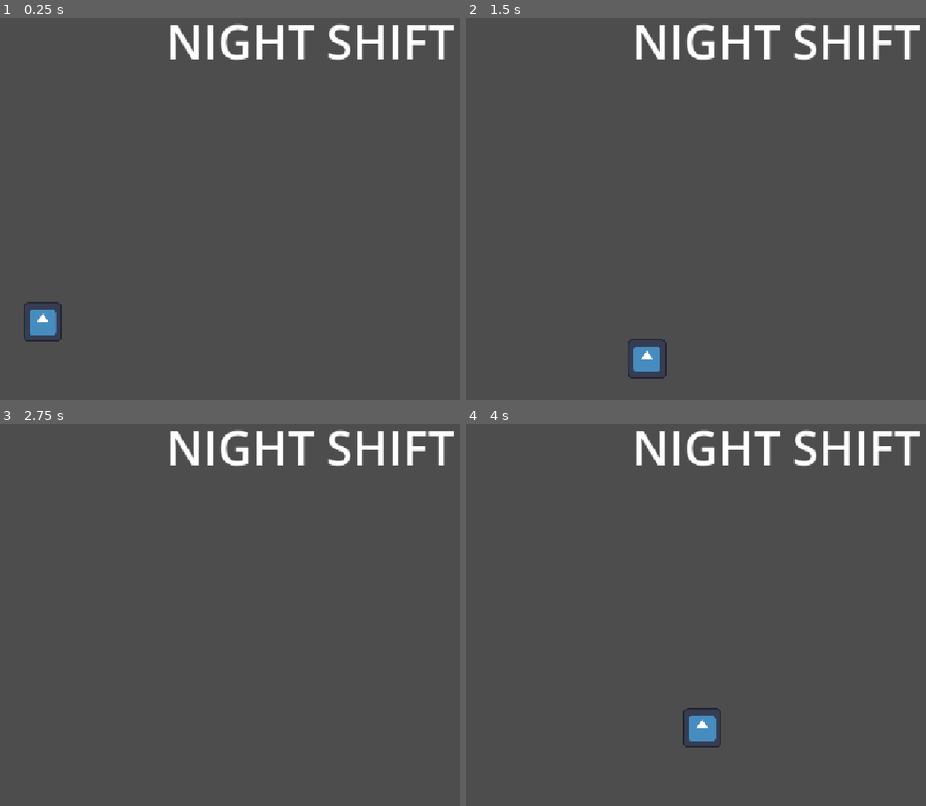
Above: before the commit, frames 1-4 (two rows, left to right).
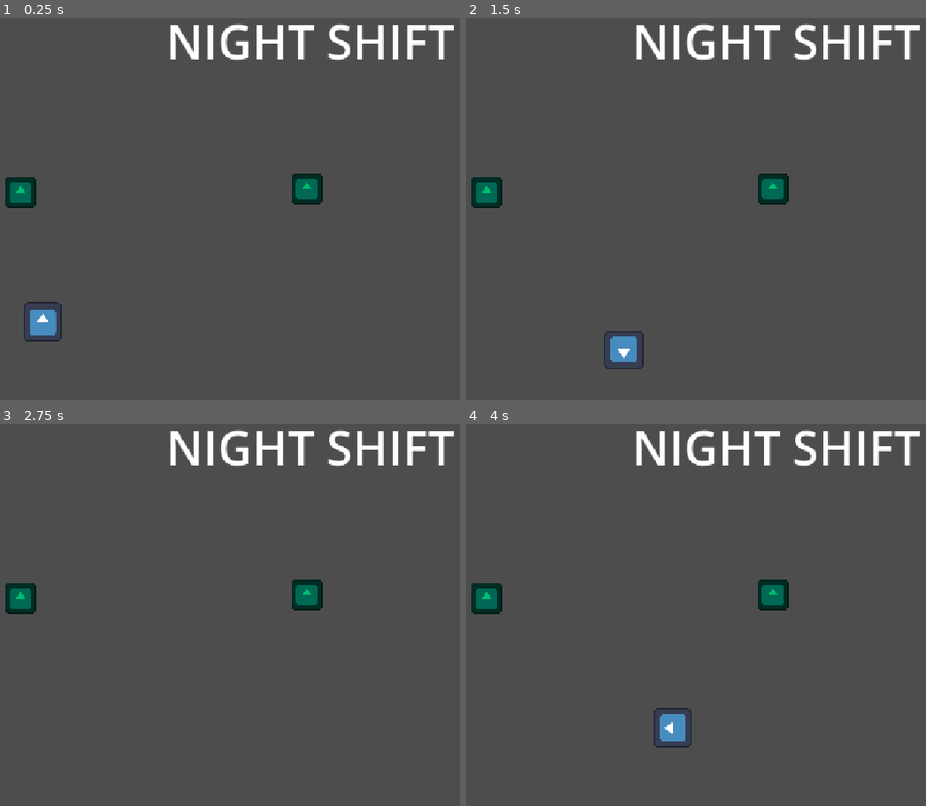
Above: after the commit, the same moments.

Repository: EpicBanana99/GameOff-2026
Game: Godot game, scene res://test.tscn
The game is run twice, just before and just after one commit, with the same random seed, the same clock (stepped at 60 frames per second) and the same inputs. The engine's default icon, where the game draws it, is replaced by a stand-in: a white triangle on a blue panel in a dark square.
Inputs:
- Up to frame 1 (0.25 s): no input
- Up to frame 2 (1.5 s): tap Enter at 0.5 s; hold D (right) 0.53-1.28 s; tap Space (grab, bound only after the commit) at 0.6, 1.35 s; hold S (down) from 1.28 s (still down)
- Up to frame 3 (2.75 s): release S (down) at 2.03 s; hold D (right) from 2.03 s (still down); tap Space (grab, bound only after the commit) at 2.1 s
- Up to frame 4 (4 s): tap Space (grab, bound only after the commit) at 2.75, 2.85, 3.6 s; release D (right) at 2.78 s; hold W (up) 2.78-3.53 s; hold A (left) from 3.53 s (still down)

The runs differ from the first frame. In frame 1, 1.1% of the frame differs, in the area x 1-71%, y 40-50%; in frame 2, 1.9%; in frame 3, 1.1%; in frame 4, 2.1%, in the area x 1-71%, y 40-85%.

Commit message:
added grabbing and letting go to the factory prototype

Diff:
--- /dev/null
+++ b/prototypes/game-off-factory-proto/global.gd
@@ -0,0 +1,7 @@
+extends Node
+
+func enable_bit(bits: int, index: int) -> int:
+	return bits | (1 << index)
+
+func disable_bit(bits: int, index: int) -> int:
+	return bits & ~(1 << index)
--- /dev/null
+++ b/prototypes/game-off-factory-proto/grabbable_object.gd
@@ -0,0 +1,11 @@
+extends StaticBody2D
+class_name Grabbable
+
+# Called when the node enters the scene tree for the first time.
+func _ready() -> void:
+	pass # Replace with function body.
+
+
+# Called every frame. 'delta' is the elapsed time since the previous frame.
+func _process(delta: float) -> void:
+	pass
--- a/prototypes/game-off-factory-proto/player.gd
+++ b/prototypes/game-off-factory-proto/player.gd
@@ -1,13 +1,70 @@
 extends CharacterBody2D
 
-const SPEED = 300.0
-const JUMP_VELOCITY = -400.0
+@export var speed : int
+
+var input_history : Array[String]
+var latest_input : String
+var dir : Vector2
+
+const movements = {
+	"right" : Vector2.RIGHT,
+	"left" : Vector2.LEFT,
+	"up" : Vector2.UP,
+	"down" : Vector2.DOWN
+}
+
+var possible_grab : Grabbable
+var grabbed_object : Grabbable
+
+const rotations = {
+	"right" : 90,
+	"left" : -90,
+	"up" : 0,
+	"down" : 180
+}
+
+func _process(delta: float) -> void:
+	dir = Vector2.ZERO
+	get_inputs()
+
+	if Input.is_action_just_pressed("grab"):
+		if possible_grab:
+			grab(possible_grab)
+		else:
+			let_go()
 
 func _physics_process(delta: float) -> void:
-	var direction = Input.get_vector("left","right","up","down").normalized()
-	velocity = direction * SPEED
+	velocity = dir * delta * speed * 100
 	move_and_slide()
-	grab()
 
-func grab():
-	print("cwel")
+func get_inputs():
+	for input in movements.keys():
+		if Input.is_action_just_pressed(input):
+			input_history.erase(input)
+			input_history.append(input)
+		if Input.is_action_just_released(input):
+			input_history.erase(input)
+	if input_history.size():
+		dir = movements[input_history[input_history.size()-1]]
+		rotation_degrees = rotations[input_history[input_history.size()-1]]
+		latest_input = input_history[input_history.size()-1]
+
+func grab(object : StaticBody2D):
+	object.reparent($GrabArea)
+	object.position = Vector2.ZERO
+	object.set_collision_layer_value(1, false)
+	grabbed_object = object
+
+func let_go():
+	if grabbed_object:
+		grabbed_object.set_collision_layer_value(1, true)
+		grabbed_object.reparent(self.get_parent())
+		grabbed_object = null
+
+func _on_grab_area_body_entered(body: Node2D) -> void:
+	if body is Grabbable and not grabbed_object:
+		possible_grab = body
+
+
+func _on_grab_area_body_exited(body: Node2D) -> void:
+	possible_grab = null
--- a/prototypes/game-off-factory-proto/project.godot
+++ b/prototypes/game-off-factory-proto/project.godot
@@ -15,10 +15,18 @@
 config/features=PackedStringArray("4.7", "Forward Plus")
 config/icon="res://icon.svg"
 
+[autoload]
+
+Global="*uid://b6762m0wmltxk"
+
 [display]
 
 window/stretch/mode="canvas_items"
 window/stretch/aspect="expand"
+
+[dotnet]
+
+project/assembly_name="game_off_factory_proto"
 
 [input]
 
@@ -42,6 +50,11 @@
 "events": [Object(InputEventKey,"resource_local_to_scene":false,"resource_name":"","device":-1,"window_id":0,"alt_press …(192 unchanged characters)…
 ]
 }
+grab={
+"deadzone": 0.2,
+"events": [Object(InputEventKey,"resource_local_to_scene":false,"resource_name":"","device":-1,"window_id":0,"alt_pressed":false,"shift_pressed":false,"ctrl_pressed":false,"meta_pressed":false,"pressed":false,"keycode":0,"physical_keycode":32,"key_label":0,"unicode":32,"location":0,"echo":false,"script":null)
+]
+}
 
 [physics]
 
--- a/prototypes/game-off-factory-proto/test.tscn
+++ b/prototypes/game-off-factory-proto/test.tscn
@@ -3,12 +3,16 @@
 [ext_resource type="Script" uid="uid://8we1bxbwlsks" path="res://factory_manager.gd" id="1_37kl0"]
 [ext_resource type="Script" uid="uid://bahwrsxqbk5ni" path="res://player.gd" id="2_6uqi0"]
 [ext_resource type="Texture2D" uid="uid://cp6sqb6owuk44" path="res://icon.svg" id="2_8uh7m"]
+[ext_resource type="Script" uid="uid://dgc1j6quw67ke" path="res://grabbable_object.gd" id="4_ppyta"]
 
 [sub_resource type="RectangleShape2D" id="RectangleShape2D_cmp2d"]
 size = Vector2(130.03162, 130.03174)
 
 [sub_resource type="RectangleShape2D" id="RectangleShape2D_r8o4v"]
 size = Vector2(130.03162, 101.58716)
+
+[sub_resource type="RectangleShape2D" id="RectangleShape2D_kd8a1"]
+size = Vector2(50, 50)
 
 [node name="Node2D" type="Node2D" unique_id=634823787 node_paths=PackedStringArray("shift_label")]
 script = ExtResource("1_37kl0")
@@ -27,7 +31,9 @@
 [node name="Player" type="CharacterBody2D" parent="." unique_id=751835929]
 position = Vector2(454.00003, 521)
 scale = Vector2(0.4921875, 0.4921875)
+collision_layer = 3
 script = ExtResource("2_6uqi0")
+speed = 150
 
 [node name="Icon" type="Sprite2D" parent="Player" unique_id=1297831806]
 texture = ExtResource("2_8uh7m")
@@ -37,6 +43,40 @@
 
 [node name="GrabArea" type="Area2D" parent="Player" unique_id=1943852325]
 position = Vector2(0, -115.80957)
+collision_layer = 3
 
 [node name="CollisionShape2D" type="CollisionShape2D" parent="Player/GrabArea" unique_id=125579401]
 shape = SubResource("RectangleShape2D_r8o4v")
+
+[node name="StaticBody2D" type="StaticBody2D" parent="." unique_id=386908095]
+position = Vector2(418, 310)
+collision_layer = 3
+collision_mask = 2
+script = ExtResource("4_ppyta")
+metadata/_edit_group_ = true
+
+[node name="CollisionShape2D" type="CollisionShape2D" parent="StaticBody2D" unique_id=138523385]
+shape = SubResource("RectangleShape2D_kd8a1")
+
+[node name="Sprite2D" type="Sprite2D" parent="StaticBody2D" unique_id=423830814]
+modulate = Color(3.8023293e-06, 0.7415467, 0.44099486, 1)
+scale = Vector2(0.390625, 0.390625)
+texture = ExtResource("2_8uh7m")
+
+[node name="StaticBody2D2" type="StaticBody2D" parent="." unique_id=685642237]
+position = Vector2(884, 304)
+collision_layer = 3
+collision_mask = 2
+script = ExtResource("4_ppyta")
+metadata/_edit_group_ = true
+
+[node name="CollisionShape2D" type="CollisionShape2D" parent="StaticBody2D2" unique_id=1657593865]
+shape = SubResource("RectangleShape2D_kd8a1")
+
+[node name="Sprite2D" type="Sprite2D" parent="StaticBody2D2" unique_id=661157309]
+modulate = Color(3.8023293e-06, 0.7415467, 0.44099486, 1)
+scale = Vector2(0.390625, 0.390625)
+texture = ExtResource("2_8uh7m")
+
+[connection signal="body_entered" from="Player/GrabArea" to="Player" method="_on_grab_area_body_entered"]
+[connection signal="body_exited" from="Player/GrabArea" to="Player" method="_on_grab_area_body_exited"]
Not shown, added: prototypes/game-off-factory-proto/global.gd.uid
Not shown, added: prototypes/game-off-factory-proto/grabbable_object.gd.uid
